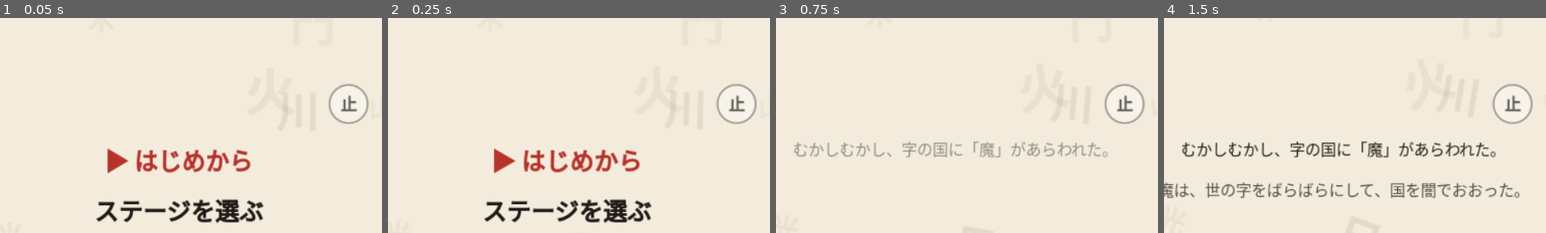
Above: before the commit, frames 1-4 (left to right).
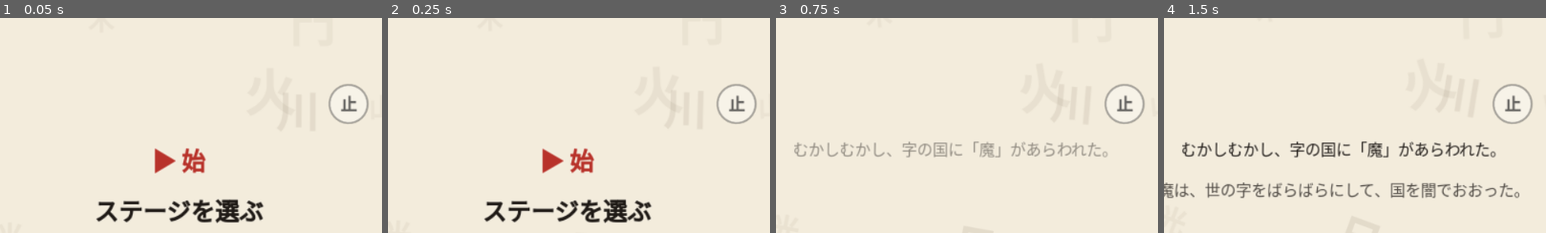
Above: after the commit, the same moments.

Repository: champierre/yuu2
Game: Godot game, scene res://scenes/title.tscn
Two runs of this game, one before a commit and one after it. Both use one fixed random seed, a clock stepped at 60 frames per second and the inputs below.
Inputs (mouse positions are % of the whole screen's width and height, from its top left):
- Up to frame 1 (0.05 s): no input
- Up to frame 2 (0.25 s): no input
- Up to frame 3 (0.75 s): tap Enter at 0.5 s; move the mouse to (72, 45) at 0.52 s; hold Right (right) from 0.53 s (still down); hold Space (act) from 0.53 s (still down); click (72, 45) at 0.67 s
- Up to frame 4 (1.5 s): release Right (right) at 1.25 s; release Space (act) at 1.25 s; drag from (30, 55) to (45, 70) at 1.27 s
The pictures show only the part of the screen within x 50-100%, y 0-50%; the shares and areas given below are measured in that part.

The runs differ from the first frame. In frame 1, 2.3% of the frame differs, in the area x 28-66%, y 60-73%; in frame 2, 2.3%, in the area x 27-66%, y 60-73%; in frame 3, nothing differs; in frame 4, nothing differs.

Commit message:
タイトルの「はじめから」を「始」、エンディングの「おしまい」を「終」にする
Co-Authored-By: Claude Opus 5.5 <noreply@anthropic.com>

Diff:
--- a/scripts/ending.gd
+++ b/scripts/ending.gd
@@ -40,7 +40,7 @@
 		["― 字 ―", RED, 16],
 		["Noto Sans JP（SIL Open Font License）", SUB, 13],
 		["", INK, 50],
-		["おしまい", INK, 34],
+		["終", INK, 34],
 	]
 	var y := 400.0
 	for l in lines:
--- a/scripts/title.gd
+++ b/scripts/title.gd
@@ -1,12 +1,12 @@
 extends Node2D
-## タイトル。はじめから・ステージを選ぶ・字典・遊び方。
+## タイトル。始（はじめから）・ステージを選ぶ・字典・遊び方。
 
 const INK := Color("#1f1a16")
 const RED := Color("#b8322a")
 const SUB := Color("#6b6259")
 const PAPER := Color("#f6f0e2")
 
-const MENU := ["はじめから", "ステージを選ぶ", "字典", "遊び方"]
+const MENU := ["始", "ステージを選ぶ", "字典", "遊び方"]
 const DRIFT := "木川山火日月金土水人口田石竹花鳥門光"
 
 const PROLOGUE := [
